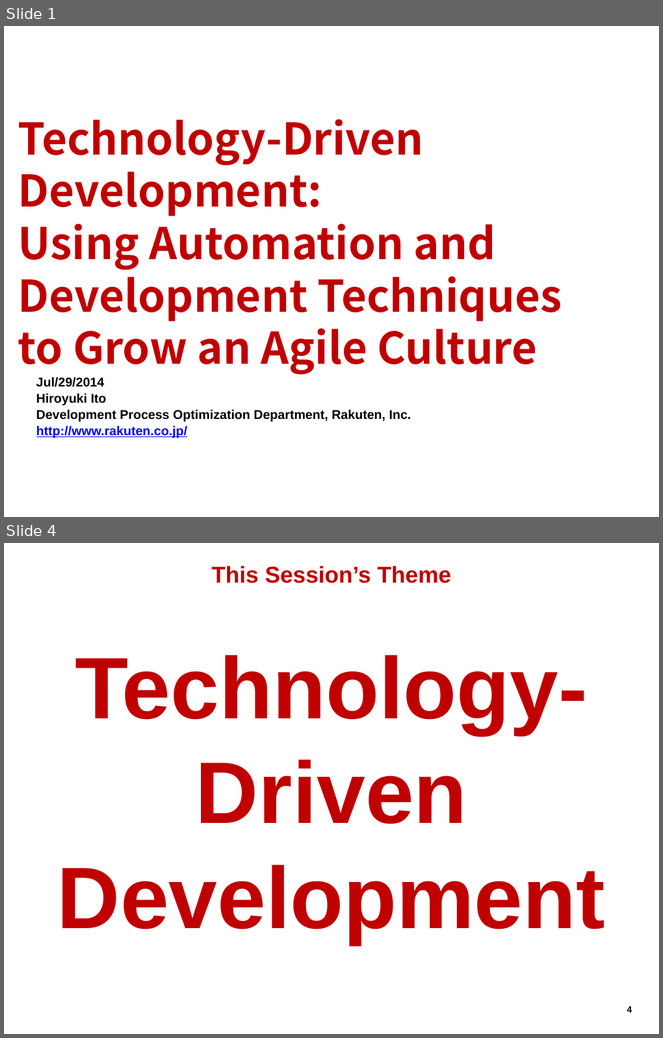
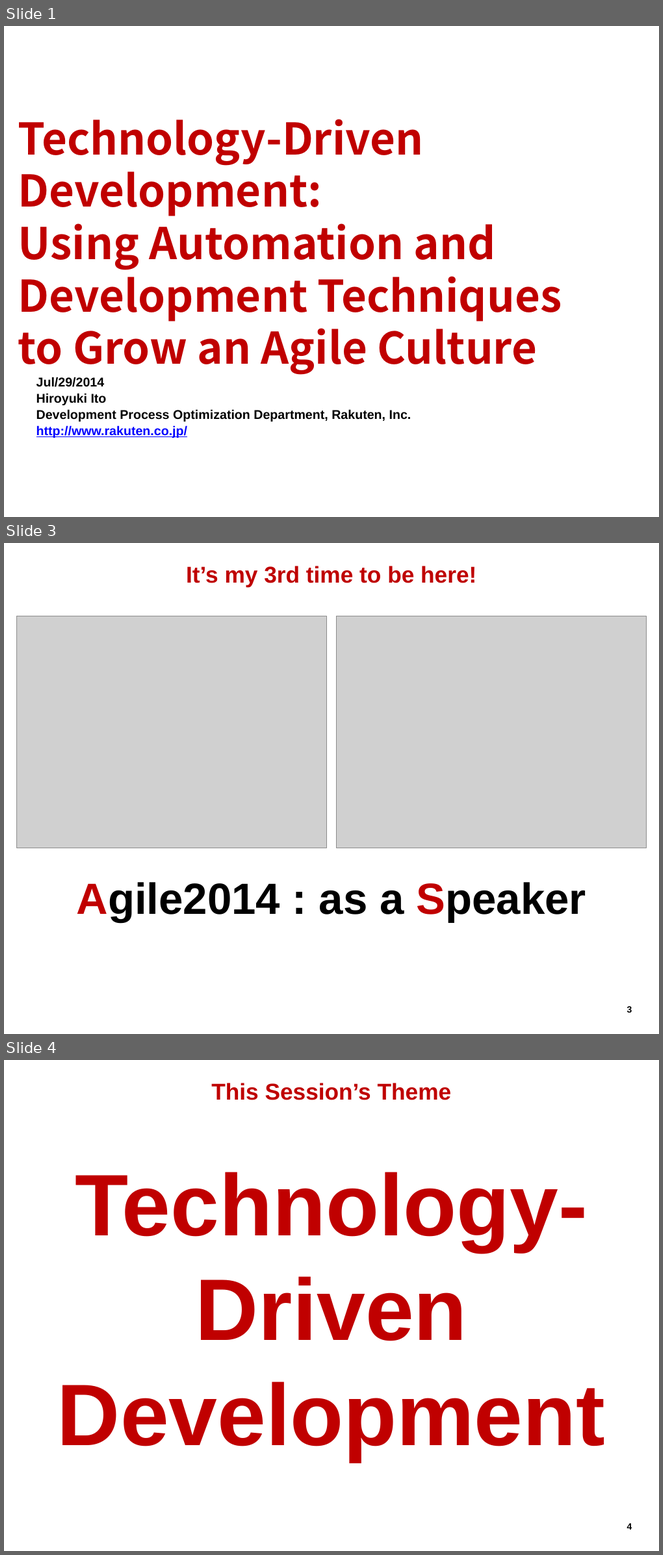
Before and after one commit to hageyahhoo/agile2014, a slide deck: presentations/TechnologyDrivenDevelopment.pptx. Shown one above the other, each under a label of ours: slides 1 and 4 before the commit, slides 1, 3 and 4 after it; the slides between them are not shown. The pictures are 663x1038 and 663x1555 pixels, drawn with LibreOffice and Linux fonts; fonts in the diff are those of the drawing; grey boxes stand for pictures; background and template pictures are left out. Boxes give left, top, right and bottom in pixels: in the first picture for what was removed or moved away, otherwise in the second. Text is boxed around its words. In the diff, an @@ line names an element or a change of style, - is before the commit and + after.

```diff
--- a/presentations/TechnologyDrivenDevelopment.pptx
+++ b/presentations/TechnologyDrivenDevelopment.pptx
@@ slide 3 added at box(4, 543, 659, 1034), background #FFFFFF; not listed: 1 template element that a slide beside it also shows @@
@@ title added at box(29, 561, 633, 587), outline #FFFFFF 0.75 pt, 25.2 pt, text #BF0000, bold @@
+It’s my 3rd time to be here!
@@ picture added at box(17, 616, 326, 848) @@
@@ picture added at box(337, 616, 646, 848) @@
@@ text added at box(77, 882, 586, 923), 48 pt, text #000000, bold @@
+Agile2014 : as a Speaker
```
Also in this commit, not shown: 2 slides changed, 5 other slides added, 3 slides removed.
